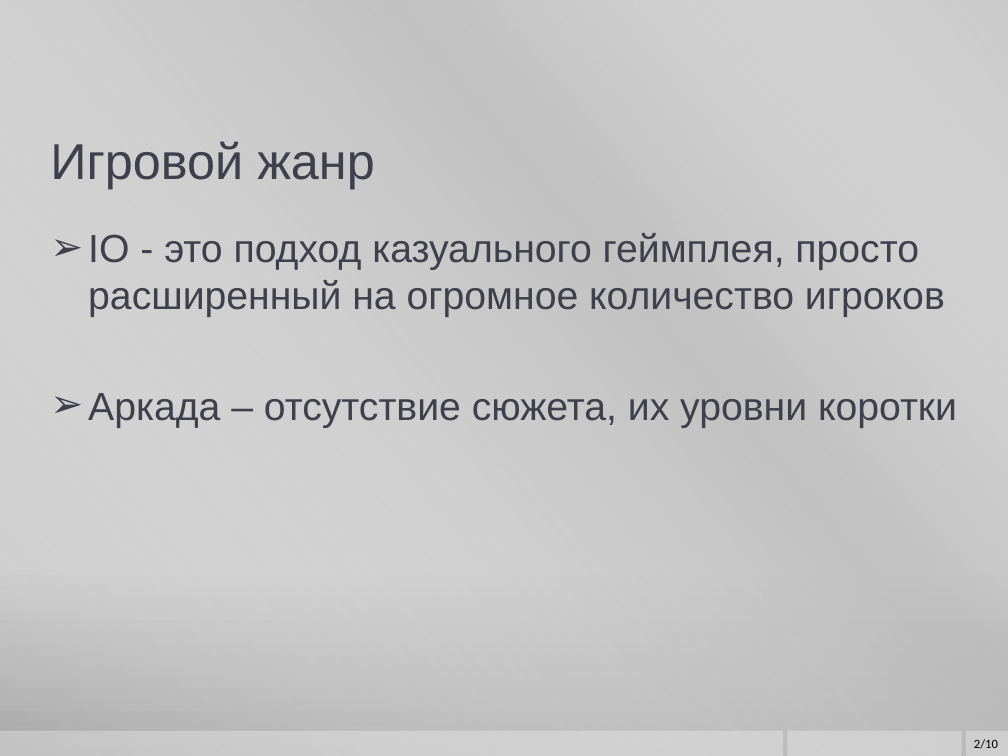
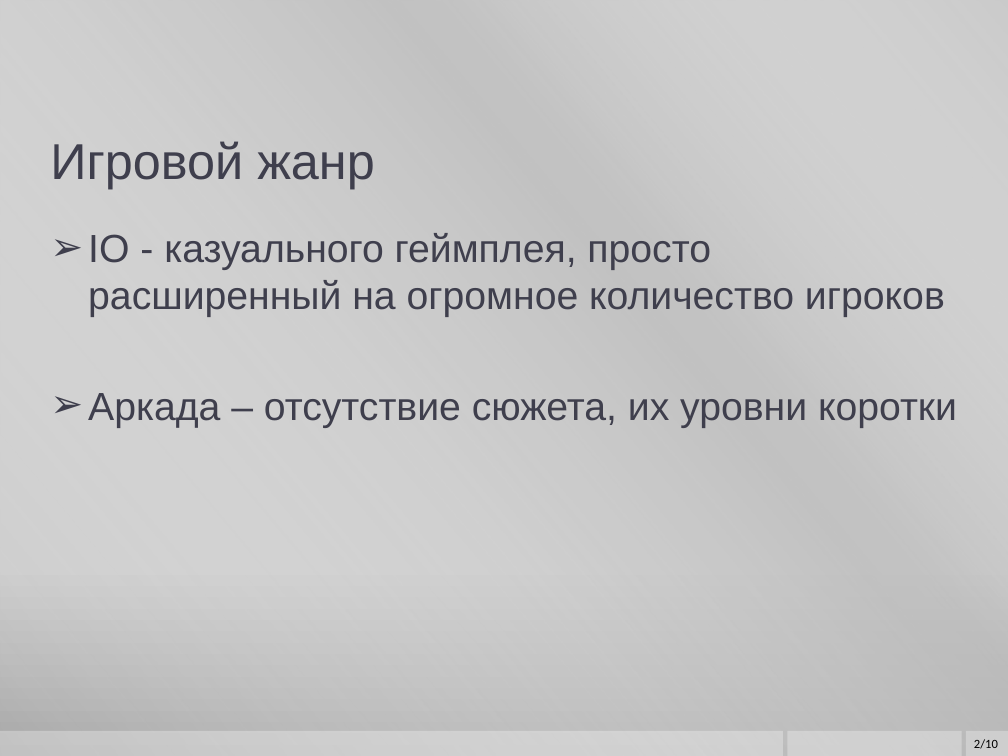
Before and after one commit to kenny5660/summer_game_2018, a slide deck: slide 2 of iPoint.io Presentation.pptx. Drawn at 1008x756 pixels with LibreOffice and Linux fonts; fonts in the diff are those of the drawing; background and template pictures are left out. Boxes give left, top, right and bottom in pixels: in the first picture for what was removed or moved away, otherwise in the second. Text is boxed around its words. In the diff, an @@ line names an element or a change of style, - is before the commit and + after.

```diff
--- a/iPoint.io Presentation.pptx
+++ b/iPoint.io Presentation.pptx
@@ text at box(88, 233, 945, 317): text changed @@
-➢ IO - это подход казуального геймплея, просто расширенный на огромное количество игроков
+➢ IO - казуального геймплея, просто расширенный на огромное количество игроков
```
Also in this commit, not shown: 1 other slide changed, 1 slide added.
